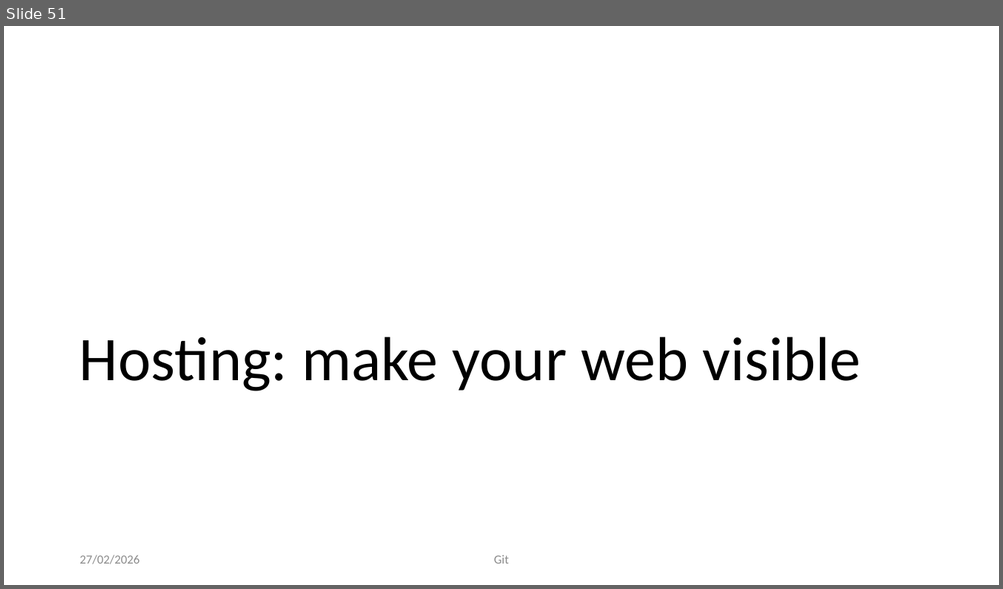
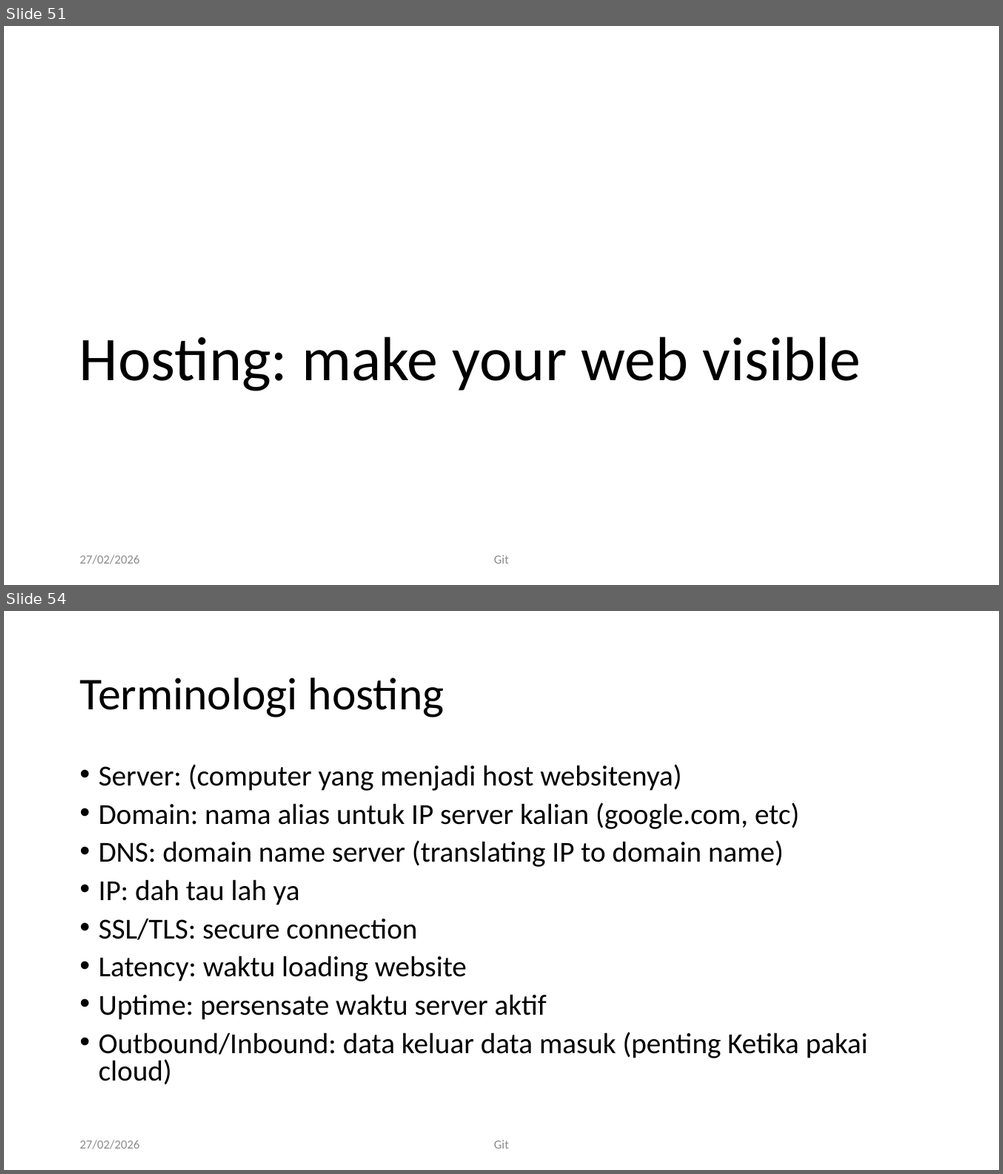
Before and after one commit to RayWP/training-uajy, a slide deck: Part 1 Git/Git-art of source control.pptx. Shown one above the other, each under a label of ours: slide 51 before the commit, slides 51 and 54 after it; the slides between them are not shown. The pictures are 1003x589 and 1003x1174 pixels, drawn with LibreOffice and Linux fonts; fonts in the diff are those of the drawing; background and template pictures are left out. Boxes give left, top, right and bottom in pixels: in the first picture for what was removed or moved away, otherwise in the second. Text is boxed around its words. In the diff, an @@ line names an element or a change of style, - is before the commit and + after.

Commit message:
add part 2 hosting

```diff
--- a/Part 1 Git/Git-art of source control.pptx
+++ b/Part 1 Git/Git-art of source control.pptx
@@ slide 54 added at <box>4,611,999,1170</box>, background #FFFFFF @@
@@ title added at <box>79,678,444,718</box>, 44 pt, text #000000 @@
+Terminologi hosting
@@ text added at <box>99,764,868,1085</box>, 28 pt, text #000000 @@
+• Server: (computer yang menjadi host websitenya)
+• Domain: nama alias untuk IP server kalian (google.com, etc)
+• DNS: domain name server (translating IP to domain name)
+• IP: dah tau lah ya
+• SSL/TLS: secure connection
+• Latency: waktu loading website
+• Uptime: persensate waktu server aktif
+• Outbound/Inbound: data keluar data masuk (penting Ketika pakai cloud)
@@ text added at <box>79,1140,139,1150</box>, 12 pt, text #8C8C8C @@
+27/02/2026
@@ text added at <box>494,1140,509,1149</box>, 12 pt, text #8C8C8C @@
+Git
```
Also in this commit, not shown: 7 other slides added, 3 other files.
